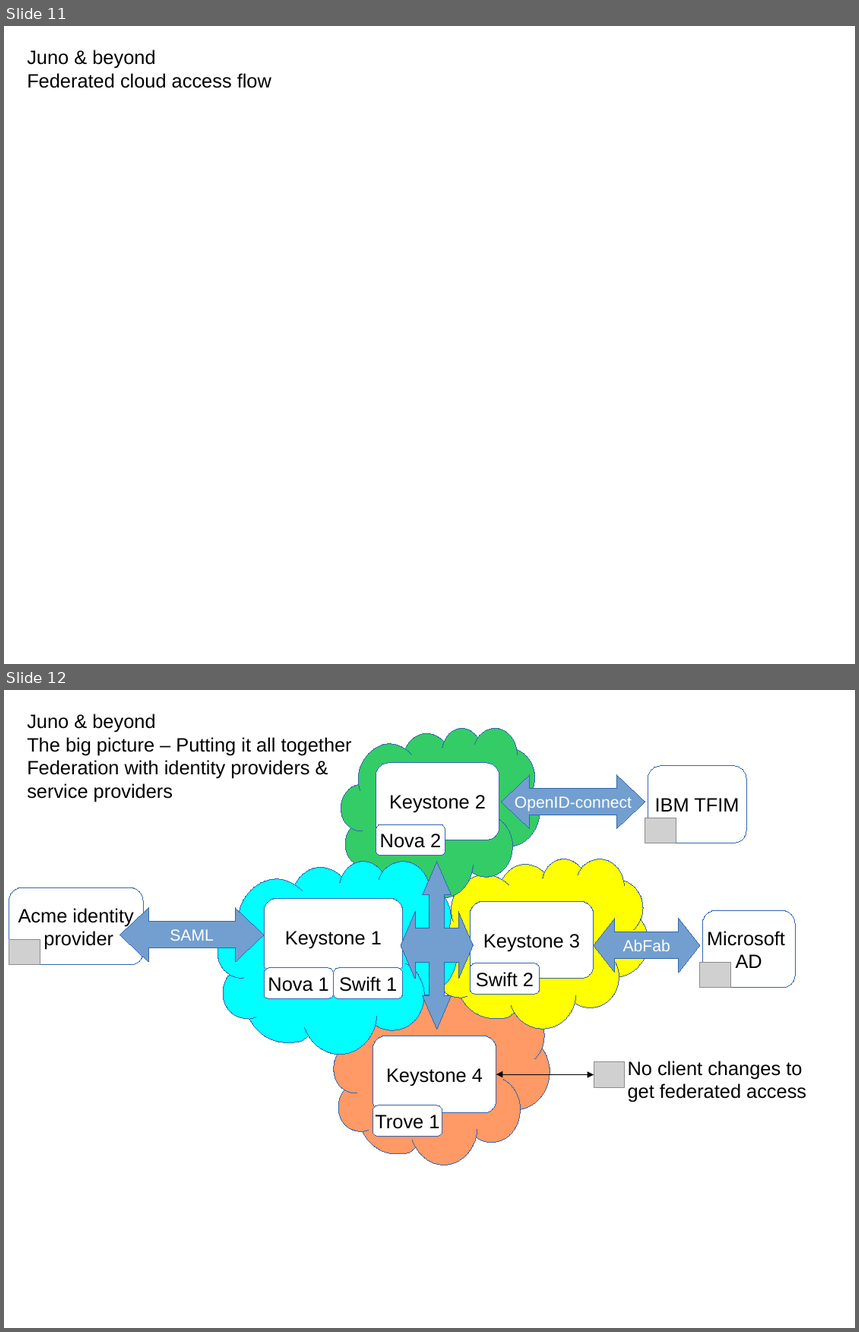
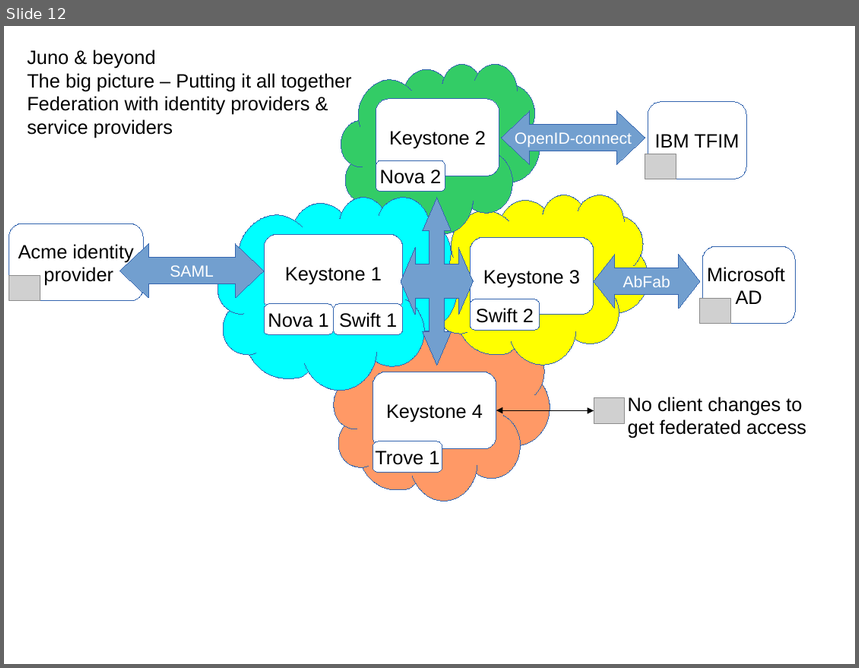
Before and after one commit to joesavak/OpenStackFederation, a slide deck: os-federation.odp. Shown one above the other, each under a label of ours: slides 11 and 12 before the commit, slide 12 after it. The pictures are 859x1332 and 859x668 pixels, drawn with LibreOffice and Linux fonts; fonts in the diff are those of the drawing; grey boxes stand for pictures. Boxes give left, top, right and bottom in pixels: in the first picture for what was removed or moved away, otherwise in the second. Text is boxed around its words. In the diff, an @@ line names an element or a change of style, - is before the commit and + after.

```diff
--- a/os-federation.odp
+++ b/os-federation.odp
@@ slide 11 removed at (x1=4, y1=26, x2=855, y2=664), background #FFFFFF @@
@@ text removed at (x1=27, y1=50, x2=272, y2=88) @@
-Juno & beyond
-Federated cloud access flow
```
Also in this commit, not shown: 3 slides changed, 2 slides added.
